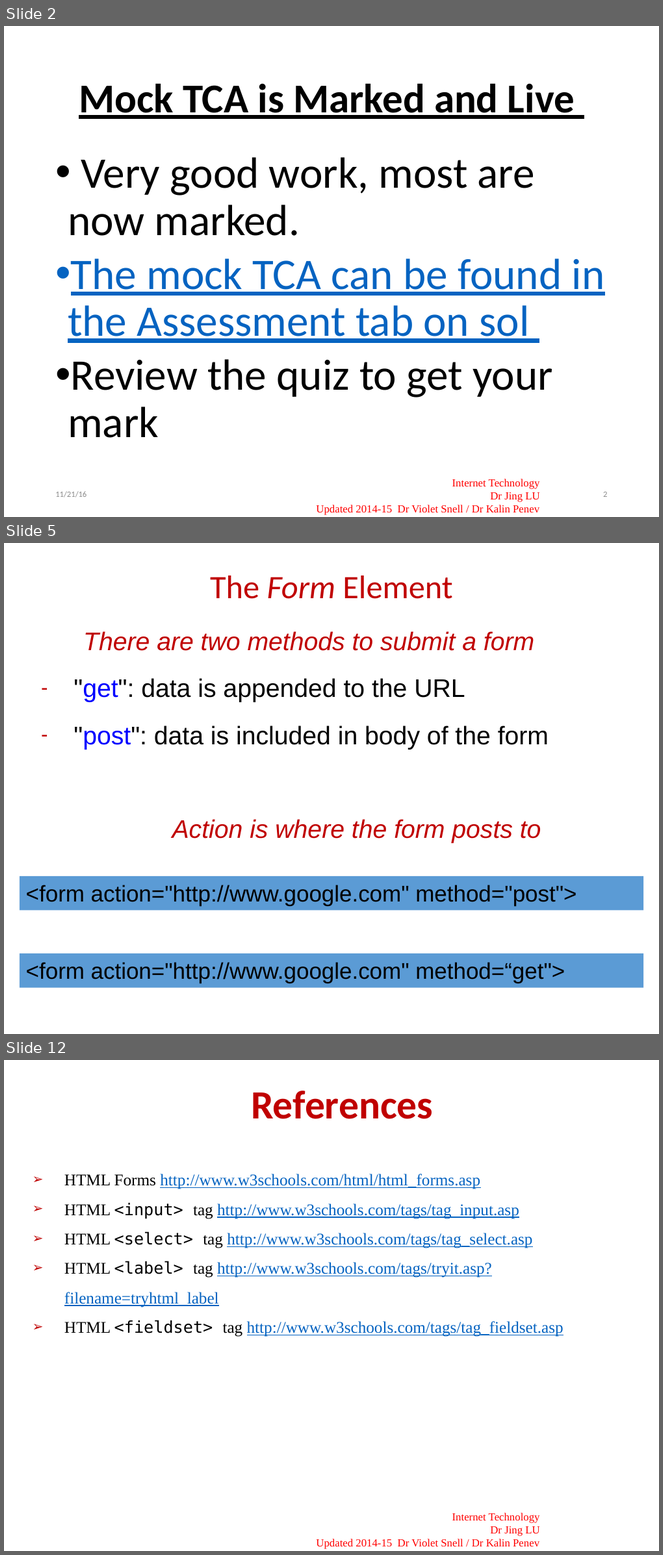
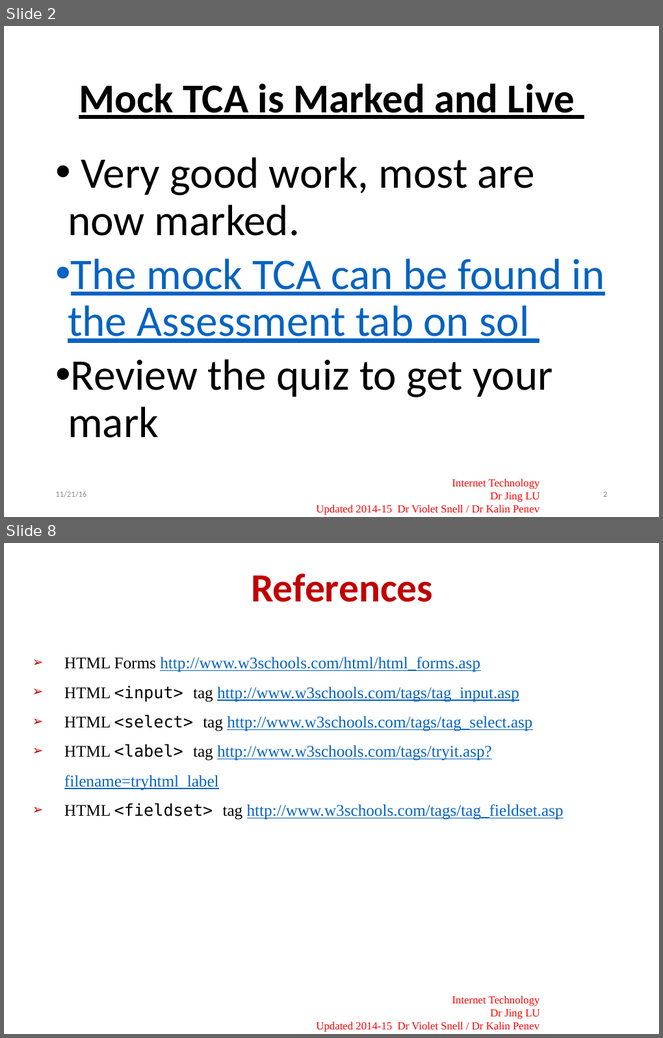
Before and after one commit to joeappleton18/cda400, a slide deck: sessions/week9/slides.pptx. Shown one above the other, each under a label of ours: slides 2, 5 and 12 before the commit, slides 2 and 8 after it; the slides between them are not shown. The pictures are 663x1555 and 663x1038 pixels, drawn with LibreOffice and Linux fonts; fonts in the diff are those of the drawing; background and template pictures are left out. Boxes give left, top, right and bottom in pixels: in the first picture for what was removed or moved away, otherwise in the second. Text is boxed around its words. In the diff, an @@ line names an element or a change of style, - is before the commit and + after.

```diff
--- a/sessions/week9/slides.pptx
+++ b/sessions/week9/slides.pptx
@@ slide 5 removed at (4, 543, 659, 1034), background #FFFFFF @@
@@ title removed at (210, 575, 452, 599) @@
-The Form Element
@@ text removed at (74, 631, 549, 843) @@
-  There are two methods to submit a form
-  – "get": data is appended to the URL
-  – "post": data is included in body of the form
-  Action is where the form posts to
@@ rectangle removed at (20, 876, 644, 910) @@
-<form action="http://www.google.com" method="post">
@@ rectangle removed at (20, 954, 644, 988) @@
-<form action="http://www.google.com" method=“get">
@@ what was slide 12 is now slide 8 @@
```
Also in this commit, not shown: 1 slide changed, 4 slides added, 7 other slides removed, 1 other file.
